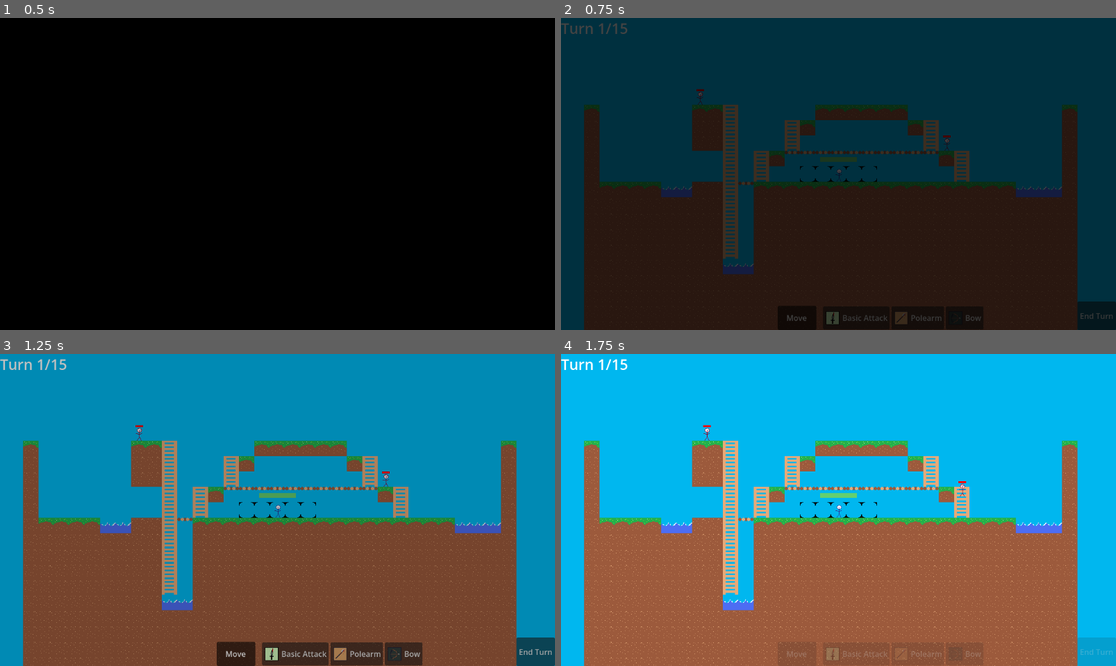
Above: before the commit, frames 1-4 (two rows, left to right).
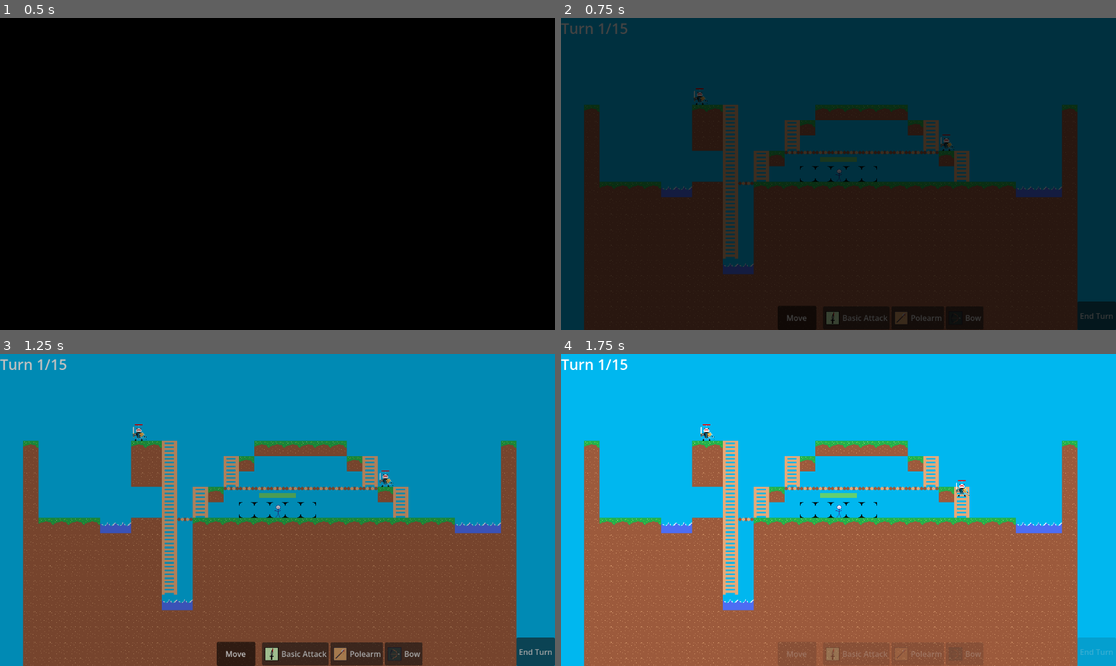
Above: after the commit, the same moments.

Repository: Oz315/Turn_Based_Game
Game: Godot game, scene res://main.tscn
Same seed, same stepped clock (60 frames per second), same inputs: the game is played once before the commit and once after it.
Inputs:
- Up to frame 1 (0.5 s): no input
- Up to frame 2 (0.75 s): click "Move" at 0.5 s
- Up to frame 3 (1.25 s): no input
- Up to frame 4 (1.75 s): click "End Turn" at 1.25 s

Frame 1 is identical in both runs. In frame 2, 0.1% of the frame differs, in the area x 23-71%, y 22-43%; in frame 3, 0.1%; in frame 4, 0.2%, in the area x 25-74%, y 22-46%.

Commit message:
added more pixel art and AnimatedSprite2D on enemies

Diff:
--- a/enemies.tscn
+++ b/enemies.tscn
@@ -1,8 +1,9 @@
 [gd_scene format=3 uid="uid://42ssi35bexms"]
 
 [ext_resource type="Script" uid="uid://xrqv2i1ngkvo" path="res://enemies.gd" id="1_g5tt5"]
-[ext_resource type="Texture2D" uid="uid://b3v4h1732e5sn" path="res://tiles/pixil-frame-0.png" id="1_gu34h"]
+[ext_resource type="Texture2D" uid="uid://dsecsqppabyd8" path="res://PIXEL ART/Shark Knight No Helmet.png" id="2_fqt3r"]
 [ext_resource type="Script" uid="uid://bv0aoeby5lp7e" path="res://health_component.gd" id="3_fqt3r"]
+[ext_resource type="Texture2D" uid="uid://4q8qdjk727xu" path="res://PIXEL ART/Shark Knight No Helmet Moving.png" id="4_5rkbg"]
 
 [sub_resource type="StyleBoxFlat" id="StyleBoxFlat_fqt3r"]
 
@@ -54,25 +55,50 @@
 }]
 }
 
+[sub_resource type="Animation" id="Animation_1v8mu"]
+resource_name = "walk"
+loop_mode = 1
+
 [sub_resource type="AnimationLibrary" id="AnimationLibrary_5rkbg"]
 _data = {
 &"RESET": SubResource("Animation_g5tt5"),
-&"attack": SubResource("Animation_fqt3r")
+&"attack": SubResource("Animation_fqt3r"),
+&"walk": SubResource("Animation_1v8mu")
 }
+
+[sub_resource type="SpriteFrames" id="SpriteFrames_e0nqx"]
+animations = [{
+"frames": [{
+"duration": 1.0,
+"texture": ExtResource("2_fqt3r")
+}],
+"loop": true,
+"name": &"static",
+"speed": 3.0
+}, {
+"frames": [{
+"duration": 1.0,
+"texture": ExtResource("4_5rkbg")
+}],
+"loop": true,
+"name": &"walk",
+"speed": 3.0
+}]
 
 [node name="Enemies" type="Node2D" unique_id=184206467 groups=["enemy_units"]]
 script = ExtResource("1_g5tt5")
 
 [node name="Sprite2D" type="Sprite2D" parent="." unique_id=1977063900]
-texture = ExtResource("1_gu34h")
+visible = false
+texture = ExtResource("2_fqt3r")
 region_enabled = true
-region_rect = Rect2(64, 32, 32, 32)
+region_rect = Rect2(0, 0, 32, 32)
 
 [node name="ProgressBar" type="ProgressBar" parent="." unique_id=1561813557]
-offset_left = -7.0
-offset_top = -16.0
-offset_right = 9.0
-offset_bottom = -12.0
+offset_left = -8.0
+offset_top = -18.0
+offset_right = 8.0
+offset_bottom = -16.0
 theme_override_styles/background = SubResource("StyleBoxFlat_fqt3r")
 theme_override_styles/fill = SubResource("StyleBoxFlat_5rkbg")
 max_value = 10.0
@@ -81,7 +107,13 @@
 
 [node name="AnimationPlayer" type="AnimationPlayer" parent="." unique_id=335483943]
 libraries/ = SubResource("AnimationLibrary_5rkbg")
+autoplay = &"walk"
 
 [node name="HealthComponent" type="Node" parent="." unique_id=223262345]
 script = ExtResource("3_fqt3r")
 metadata/_custom_type_script = "uid://bv0aoeby5lp7e"
+
+[node name="AnimatedSprite2D" type="AnimatedSprite2D" parent="." unique_id=397128257]
+sprite_frames = SubResource("SpriteFrames_e0nqx")
+animation = &"walk"
+frame_progress = 0.40053314
Binary file added: PIXEL ART/Dragon.png
Not shown, added: PIXEL ART/Frog Archer Moving.png.import
Not shown, added: PIXEL ART/Frog Archer.png.import
